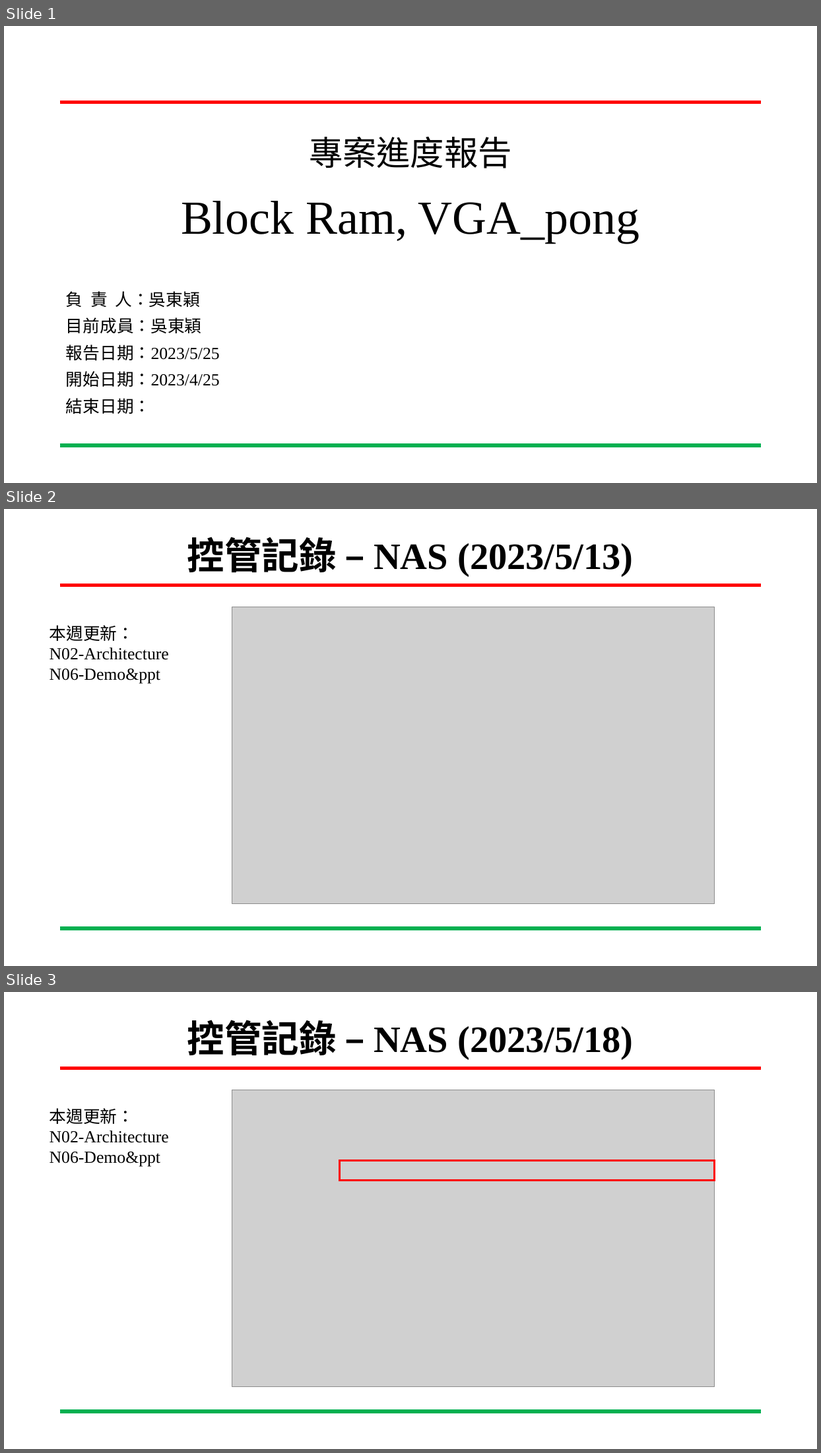
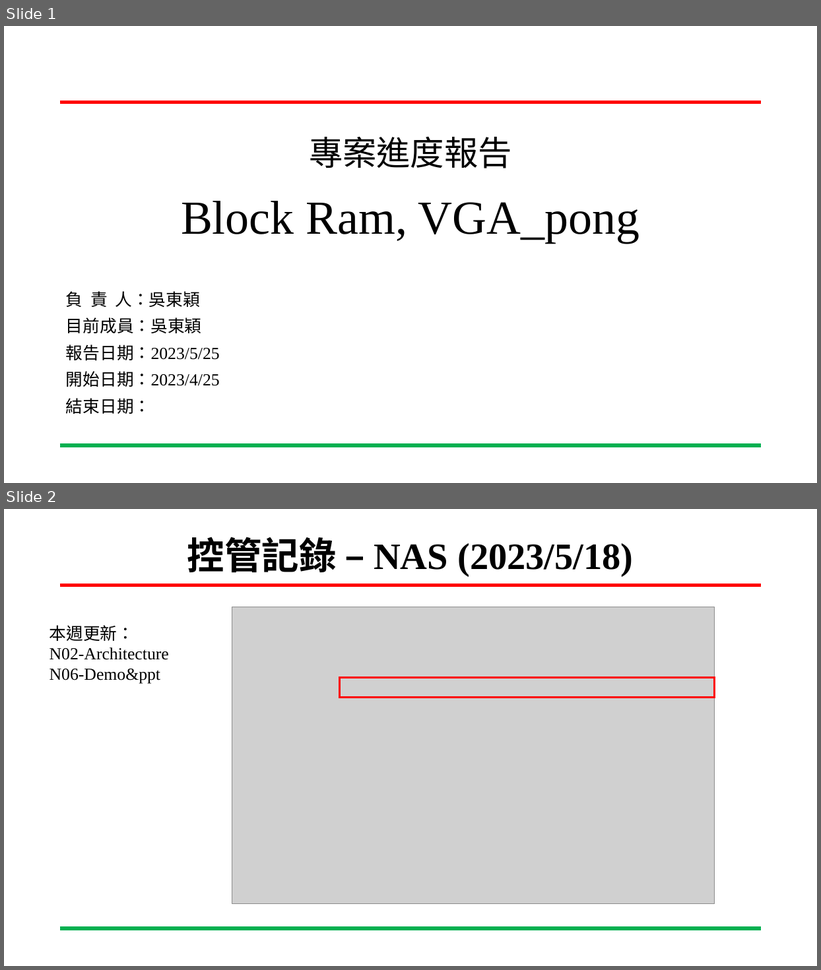
Before and after one commit to ing0331/FPGA, a slide deck: HW6_BRam_VGA/N06-Tutorial/專案進度報告-BRam_VGA-吳東穎-20230517.pptx. Shown one above the other, each under a label of ours: slides 1, 2 and 3 before the commit, slides 1 and 2 after it. The pictures are 821x1453 and 821x970 pixels, drawn with LibreOffice and Linux fonts; fonts in the diff are those of the drawing; grey boxes stand for pictures; background and template pictures are left out. Boxes give left, top, right and bottom in pixels: in the first picture for what was removed or moved away, otherwise in the second. Text is boxed around its words. In the diff, an @@ line names an element or a change of style, - is before the commit and + after.

```diff
--- a/HW6_BRam_VGA/N06-Tutorial/專案進度報告-BRam_VGA-吳東穎-20230517.pptx
+++ b/HW6_BRam_VGA/N06-Tutorial/專案進度報告-BRam_VGA-吳東穎-20230517.pptx
@@ slide 2 removed at bbox=[4, 509, 817, 966], background #FFFFFF; not listed: 2 template elements that a slide beside it also shows @@
@@ title removed at bbox=[187, 537, 633, 576] @@
-控管記錄 – NAS (2023/5/13)
@@ picture removed at bbox=[232, 607, 715, 904] @@
@@ text removed at bbox=[50, 625, 169, 684] @@
-  本週更新：
-  N02-Architecture
-  N06-Demo&ppt
@@ what was slide 3 is now slide 2 @@
```
Also in this commit, not shown: 5 slides changed, 1 other slide removed, 3 other files.
